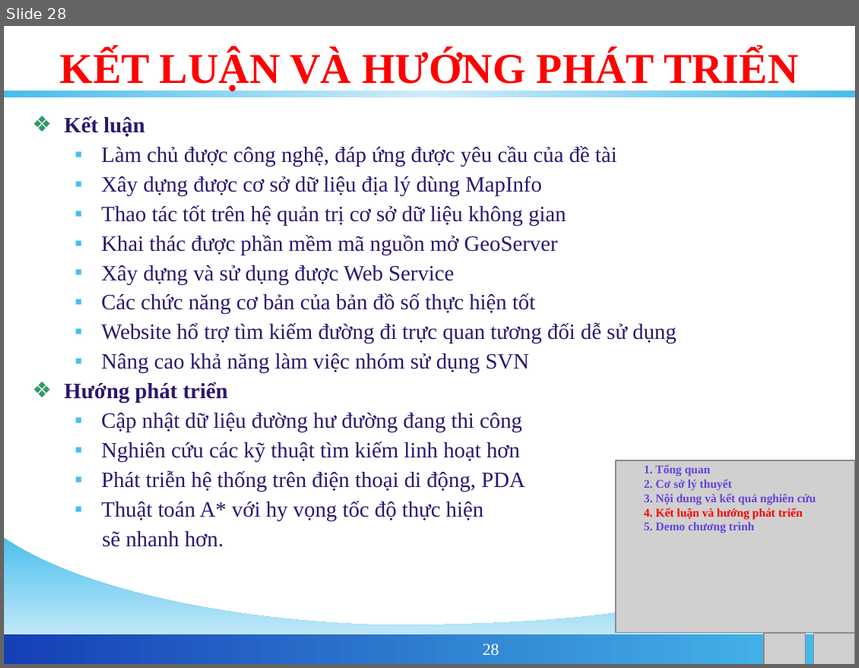
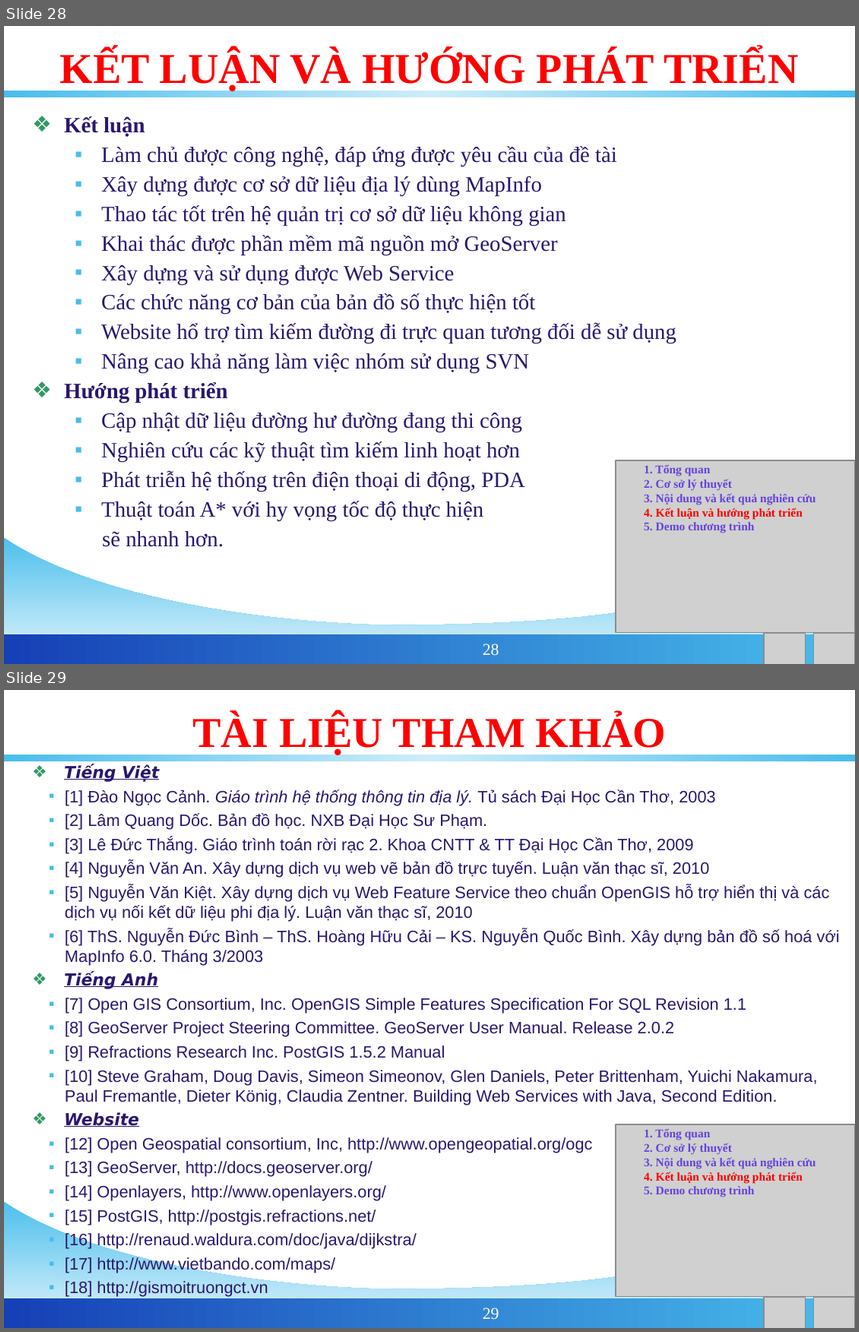
Before and after one commit to phamngsinh/cantho-webgis, a slide deck: Document/Bao Cao/BaoCaoLuanVan.ppt. Shown one above the other, each under a label of ours: slide 28 before the commit, slides 28 and 29 after it. The pictures are 859x668 and 859x1332 pixels, drawn with LibreOffice and Linux fonts; fonts in the diff are those of the drawing; grey boxes stand for pictures; background and template pictures are left out. Boxes give left, top, right and bottom in pixels: in the first picture for what was removed or moved away, otherwise in the second. Text is boxed around its words. In the diff, an @@ line names an element or a change of style, - is before the commit and + after.

```diff
--- a/Document/Bao Cao/BaoCaoLuanVan.ppt
+++ b/Document/Bao Cao/BaoCaoLuanVan.ppt
@@ slide 29 added at (4, 690, 855, 1328), background #FFFFFF; not listed: 3 template elements that a slide beside it also shows @@
@@ title added at (193, 714, 666, 755), 36 pt, text #FF0000, bold @@
+TÀI LIỆU THAM KHẢO
@@ text added at (64, 764, 840, 1297), 14 pt, text #2B166E @@
+❖ Tiếng Việt
+  ▪ [1] Đào Ngọc Cảnh. Giáo trình hệ thống thông tin địa lý. Tủ sách Đại Học Cần Thơ, 2003
+  ▪ [2] Lâm Quang Dốc. Bản đồ học. NXB Đại Học Sư Phạm.
+  ▪ [3] Lê Đức Thắng. Giáo trình toán rời rạc 2. Khoa CNTT & TT Đại Học Cần Thơ, 2009
+  ▪ [4] Nguyễn Văn An. Xây dựng dịch vụ web vẽ bản đồ trực tuyến. Luận văn thạc sĩ, 2010
+  ▪ [5] Nguyễn Văn Kiệt. Xây dựng dịch vụ Web Feature Service theo chuẩn OpenGIS hỗ trợ hiển thị và các dịch vụ nối kết dữ liệu phi địa lý. Luận văn thạc sĩ, 2010
+  ▪ [6] ThS. Nguyễn Đức Bình – ThS. Hoàng Hữu Cải – KS. Nguyễn Quốc Bình. Xây dựng bản đồ số hoá với MapInfo 6.0. Tháng 3/2003
+❖ Tiếng Anh
+  ▪ [7] Open GIS Consortium, Inc. OpenGIS Simple Features Specification For SQL Revision 1.1
+  ▪ [8] GeoServer Project Steering Committee. GeoServer User Manual. Release 2.0.2
+  ▪ [9] Refractions Research Inc. PostGIS 1.5.2 Manual
+  ▪ [10] Steve Graham, Doug Davis, Simeon Simeonov, Glen Daniels, Peter Brittenham, Yuichi Nakamura, Paul Fremantle, Dieter König, Claudia Zentner. Building Web Services with Java, Second Edition.
+❖ Website
+  ▪ [12] Open Geospatial consortium, Inc, http://www.opengeopatial.org/ogc
+  ▪ [13] GeoServer, http://docs.geoserver.org/
+  ▪ [14] Openlayers, http://www.openlayers.org/
+  ▪ [15] PostGIS, http://postgis.refractions.net/
+  ▪ [16] http://renaud.waldura.com/doc/java/dijkstra/
+  ▪ [17] http://www.vietbando.com/maps/
+  ▪ [18] http://gismoitruongct.vn
@@ picture added at (616, 1125, 855, 1297) @@
@@ text added at (644, 1129, 816, 1198), 10 pt, text #6642D9, bold @@
+1. Tổng quan
+2. Cơ sở lý thuyết
+3. Nội dung và kết quả nghiên cứu
+4. Kết luận và hướng phát triển
+5. Demo chương trình
@@ picture added at (764, 1298, 806, 1328) @@
@@ picture added at (813, 1298, 855, 1328) @@
@@ page number added at (483, 1308, 500, 1319), 14 pt, text #FFFFFF @@
+29
```
Also in this commit, not shown: 1 slide changed.
